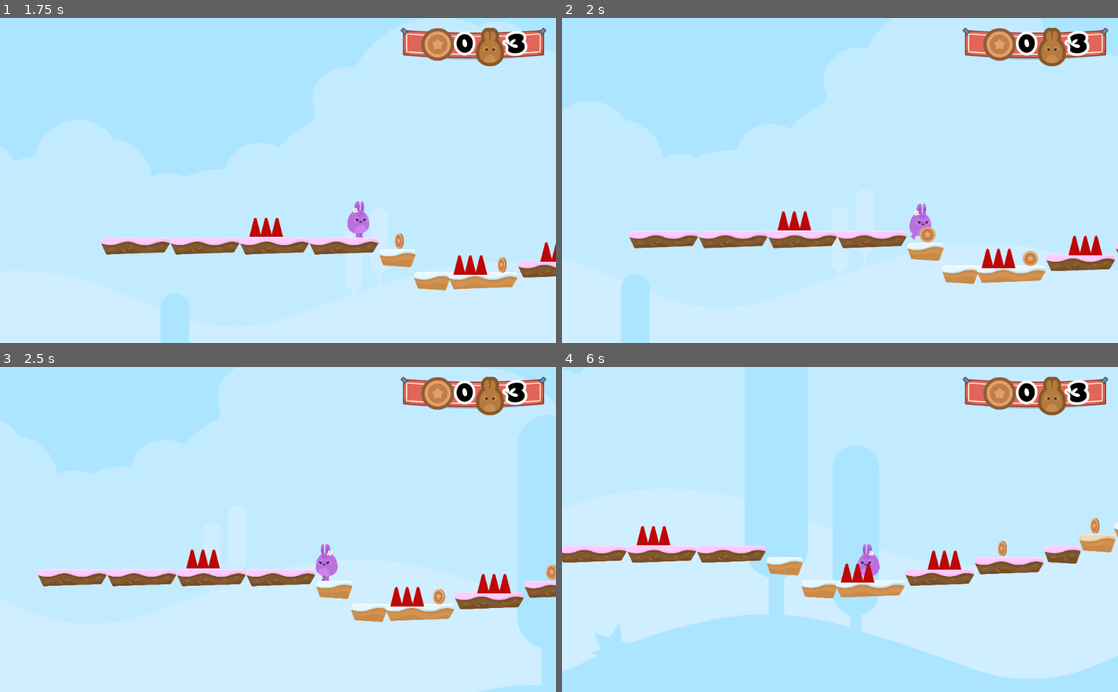
Above: before the commit, frames 1-4 (two rows, left to right).
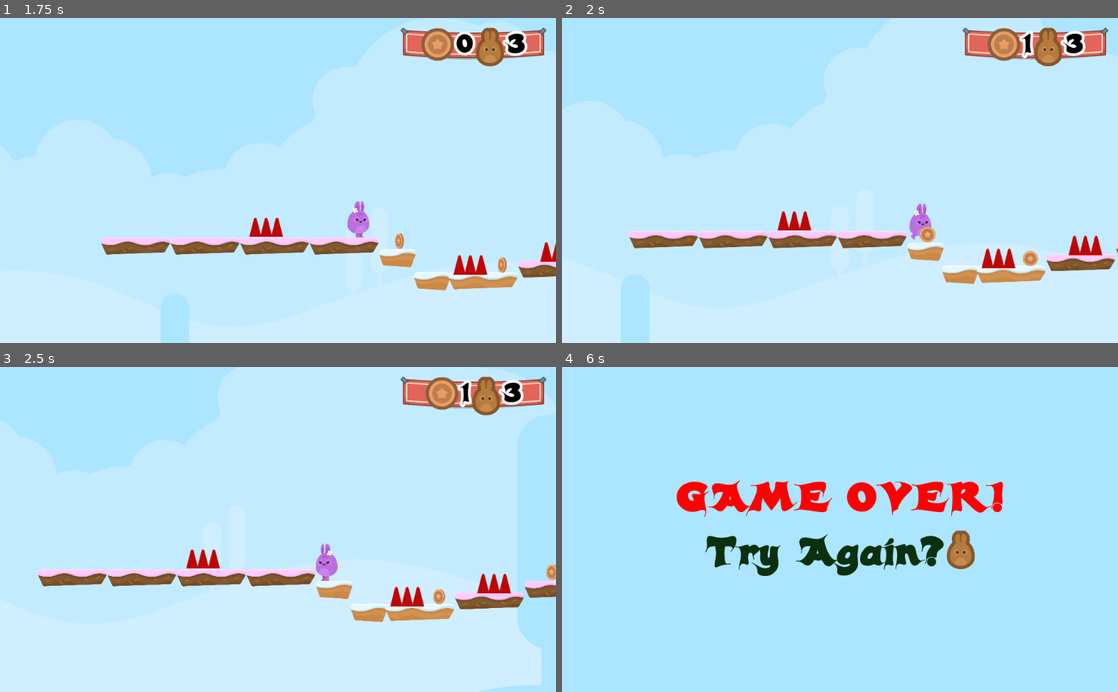
Above: after the commit, the same moments.

Repository: KennedyMungai/SimplePlatformer
Game: Godot game, scene res://Scenes/Levels/Level1.tscn
Two runs of this game, one before a commit and one after it. Both use one fixed random seed, a clock stepped at 60 frames per second and the inputs below.
Inputs:
- Up to frame 1 (1.75 s): hold D (right) from 0.53 s (still down); tap W (jump) at 0.77, 1.52 s
- Up to frame 2 (2 s): keep holding D (right)
- Up to frame 3 (2.5 s): release D (right) at 2.03 s; hold A (left) from 2.03 s (still down)
- Up to frame 4 (6 s): release A (left) at 2.78 s; hold D (right) 2.78-4.28 s; tap W (jump) at 3.02, 3.77, 4.52 s; hold A (left) 4.28-5.03 s; hold D (right) 5.03-5.78 s; hold A (left) from 5.78 s (still down)

Frame 1 is identical in both runs. In frame 2, 1.1% of the frame differs, in the area x 75-95%, y 2-15%; in frame 3, 1.1%; in frame 4, 40%, in the area x 0-100%, y 2-96%.
Error before the commit: Parse Error: The method "life_up" isn't declared in the current class. (res://Scripts/GameState.gd:37)

Commit message:
Created the ;life up function

Diff:
--- a/Scripts/GameState.gd
+++ b/Scripts/GameState.gd
@@ -35,3 +35,7 @@
 
 	if multiple_of_coins:
 		life_up();
+
+
+func life_up() -> void:
+	lives += 1;
